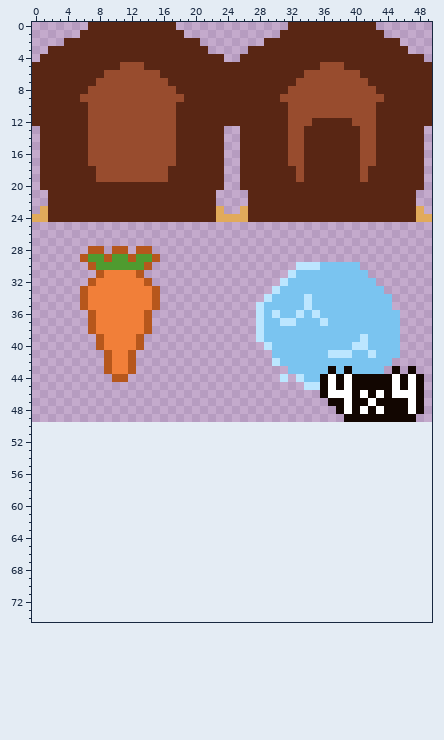
Pixel-art file: assets/tiled_tileset.aseprite. Above is the file before it was changed.
50x50 pixels, 1 frame. The old version is drawn lined up with the new one, on the new canvas.
And afterwards:
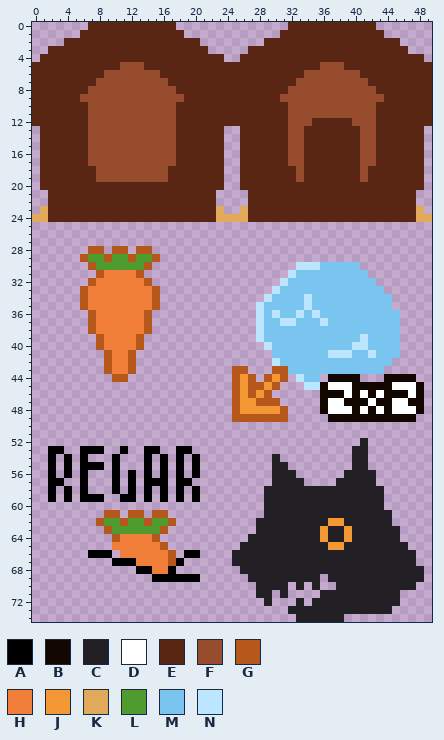
Palette (. is transparent): A #000000  B #120601  C #222025  D #ffffff  E #592614  F #984c2e  G #b6571c  H #f17f39  J #f49836  K #e1aa5b  L #4f9b2f  M #7ac4f0  N #bce6ff
The exact change:
canvas 50x50 -> 50x75
y 43: x 25..26 .. -> GG; x 30..31 .. -> GG; x 37 B -> M; x 39 B -> M; x 45 B -> .; x 47 B -> .
y 44: x 25..27 ... -> GJG; x 29..31 ..N -> GJG; x 36..37 BD -> .B; x 39 D -> B; x 41..43 BBB -> ...; x 45 D -> B; x 47..48 DB -> B.
y 45: x 25..30 ...... -> GJGGJG; x 38 B -> D; x 46 B -> D
y 46: x 25..29 ..... -> GJGJG; x 37..38 DD -> BB; x 45..46 DD -> BB
y 47: x 25..30 ...... -> GJJGGG; x 36..39 .BBD -> BDDB; x 45..47 BBD -> DDB
y 48: x 25..31 ....... -> GJJJJJG; x 36..38 ..B -> BDD; x 45..46 BB -> DD
y 49: x 25..31 ....... -> GGGGGGG; x 37..38 .. -> BB
y 52: x 41 . -> C
y 53: x 2..3 .. -> AA; x 6..8 ... -> AAA; x 11 . -> A; x 14..15 .. -> AA; x 18..19 .. -> AA; x 40..41 .. -> CC
y 54: x 2 . -> A; x 4 . -> A; x 6 . -> A; x 10 . -> A; x 14 . -> A; x 16 . -> A; x 18 . -> A; x 20 . -> A; x 30 . -> C; x 40..41 .. -> CC
y 55: x 2 . -> A; x 4 . -> A; x 6..8 ... -> AAA; x 10 . -> A; x 14 . -> A; x 16 . -> A; x 18 . -> A; x 20 . -> A; x 30..31 .. -> CC; x 40..41 .. -> CC
y 56: x 2 . -> A; x 4 . -> A; x 6 . -> A; x 10 . -> A; x 12 . -> A; x 14 . -> A; x 16 . -> A; x 18 . -> A; x 20 . -> A; x 30..32 ... -> CCC; x 39..42 .... -> CCCC
y 57: x 2..3 .. -> AA; x 6 . -> A; x 10 . -> A; x 12 . -> A; x 14..16 ... -> AAA; x 18..19 .. -> AA; x 30..33 .... -> CCCC; x 38..42 ..... -> CCCCC
y 58: x 2 . -> A; x 4 . -> A; x 6 . -> A; x 10 . -> A; x 12 . -> A; x 14 . -> A; x 16 . -> A; x 18 . -> A; x 20 . -> A; x 29..43 ............... -> CCCCCCCCCCCCCCC
y 59: x 2 . -> A; x 4 . -> A; x 6..8 ... -> AAA; x 11..12 .. -> AA; x 14 . -> A; x 16 . -> A; x 18 . -> A; x 20 . -> A; x 29..43 ............... -> CCCCCCCCCCCCCCC
y 60: x 29..43 ............... -> CCCCCCCCCCCCCCC
y 61: x 9..10 .. -> GG; x 12..13 .. -> GG; x 15..16 .. -> GG; x 29..44 ................ -> CCCCCCCCCCCCCCCC
y 62: x 8..17 .......... -> GLLGLLGLLG; x 28..44 ................. -> CCCCCCCCCJJCCCCCC
y 63: x 9..16 ........ -> GLLLLLLG; x 28..45 .................. -> CCCCCCCCJCCJCCCCCC
y 64: x 10..15 ...... -> GHHHHG; x 27..45 ................... -> CCCCCCCCCJCCJCCCCCC
y 65: x 10..16 ....... -> HHHHHHG; x 26..46 ..................... -> CCCCCCCCCCCJJCCCCCCCC
y 66: x 7..9 ... -> AAA; x 11..17 ....... -> HHHHHHG; x 19..20 .. -> AA; x 25..47 ....................... -> CCCCCCCCCCCCCCCCCCCCCCC
y 67: x 10..18 ......... -> AAAHHHHGA; x 25..47 ....................... -> CCCCCCCCCCCCCCCCCCCCCCC
y 68: x 13..17 ..... -> AAHHA; x 26..48 ....................... -> CCCCCCCCCCCCCCCCCCCCCCC
y 69: x 15..20 ...... -> AAAAAA; x 27..35 ......... -> CCCCCCCCC; x 37..48 ............ -> CCCCCCCCCCCC
y 70: x 28..31 .... -> CCCC; x 33 . -> C; x 35 . -> C; x 38..47 .......... -> CCCCCCCCCC
y 71: x 28..29 .. -> CC; x 31 . -> C; x 36..45 .......... -> CCCCCCCCCC
y 72: x 29 . -> C; x 33 . -> C; x 35..45 ........... -> CCCCCCCCCCC
y 73: x 32..44 ............. -> CCCCCCCCCCCCC
y 74: x 33..38 ...... -> CCCCCC
Where, in picture pixels (left, top, right, bottom), the same in both pictures:
changed: (232, 366, 424, 622)
added: (48, 446, 200, 582)
